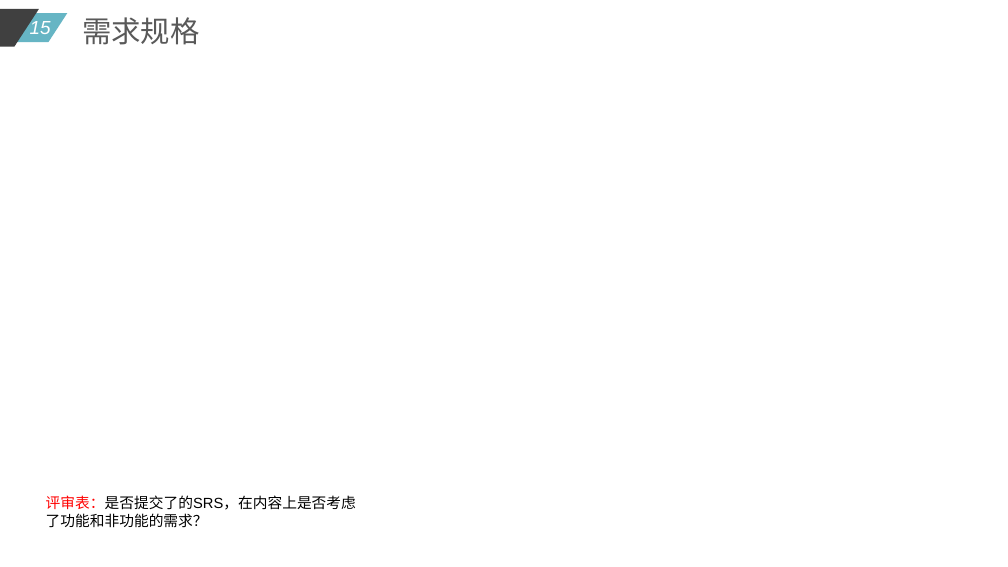
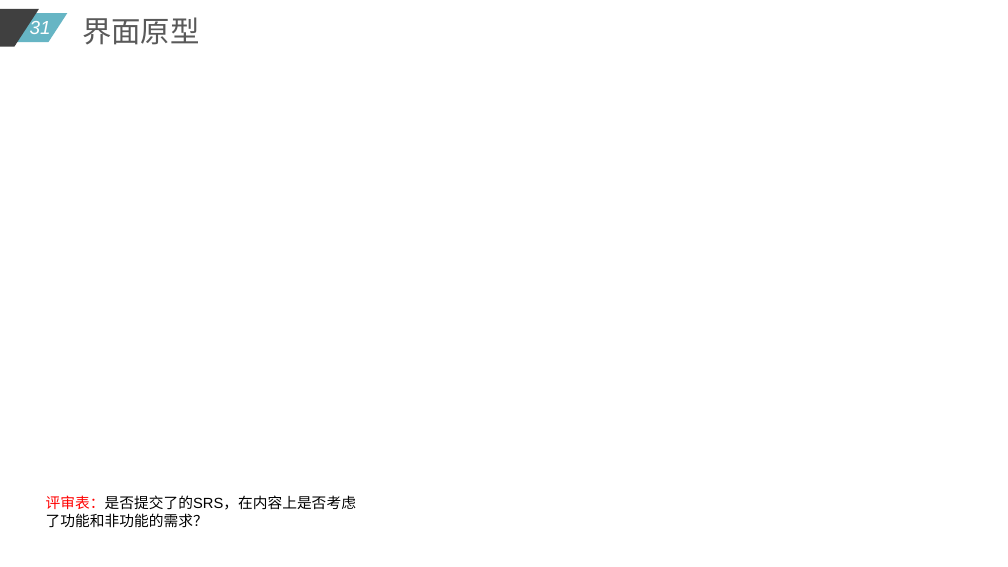
Before and after one commit to diligentsun/new-flappy-bird, a slide deck: slide 31 of 项目总结/项目总结.pptx (slide 15 before the commit). Drawn at 1008x567 pixels with LibreOffice and Linux fonts; fonts in the diff are those of the drawing. Boxes give left, top, right and bottom in pixels: in the first picture for what was removed or moved away, otherwise in the second. Text is boxed around its words. In the diff, an @@ line names an element or a change of style, - is before the commit and + after.

```diff
--- a/项目总结/项目总结.pptx
+++ b/项目总结/项目总结.pptx
@@ page number at [30, 19, 51, 34]: text changed @@
-15
+31
@@ text at [82, 17, 199, 45]: text changed @@
-需求规格
+界面原型
```
Also in this commit, not shown: 4 other slides changed, 17 slides added, 1 slide removed, 5 other files.
